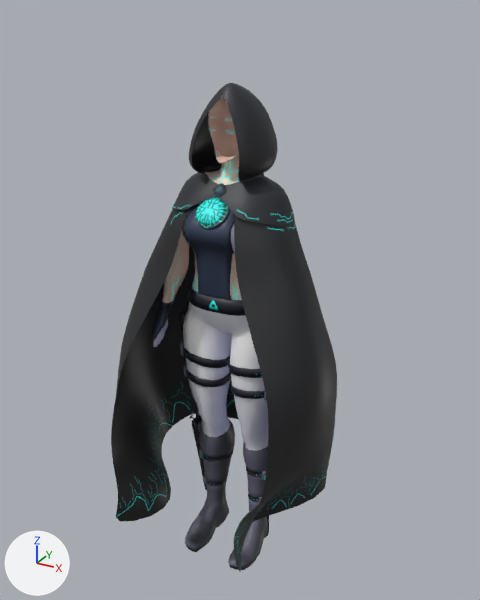
What one commit did to the FBX model Assets/Game/Animation Hell/final/magica.fbx.
One viewpoint serves both versions: a 50 mm camera at (1.078, -1.889, 2.035) aimed at (-0.013, 0.096, 1.043). Arrows for +X, +Y and +Z are at lower left; the lights stay in place.

Names of what the first picture shows: 'Body', 'Cloak'.
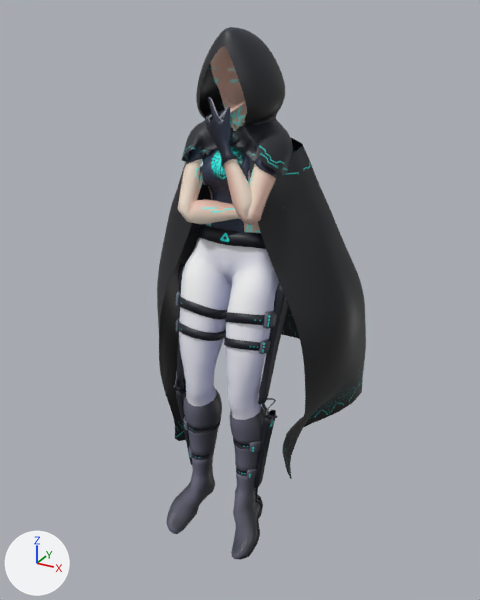
The newer file adds an action. The first version stands in its rest pose; the second is drawn at frame 1 of the action 'Armature|Armature|Armature|backstudy'.

What differs and where, as boxes [x1, y1, x2, y2] in the pictures (480 x 600 px):
'Cloak', posed (7% narrower, 7% shorter): before [111, 207, 337, 572]; after [157, 138, 366, 479]
'Body', posed: before [152, 83, 295, 570]; after [166, 27, 293, 559]
bone 'Hips', root to tip: before (230, 333) to (230, 307); after (230, 282) to (237, 254)
bone 'Spine', root to tip: before (230, 296) to (230, 260); after (240, 242) to (245, 203)
bone 'Chest', root to tip: before (230, 260) to (231, 221); after (245, 203) to (247, 164)
bone 'Upper chest', root to tip: before (231, 221) to (231, 173); after (247, 164) to (241, 118)
bone 'Left shoulder', root to tip: before (243, 186) to (274, 197); after (254, 130) to (279, 145)
bone 'Left upper arm', root to tip: before (274, 199) to (293, 274); after (278, 146) to (250, 222)
bone 'Left lower arm', root to tip: before (293, 274) to (307, 351); after (250, 222) to (220, 140)
bone 'Left middle.001', root to tip: before (311, 369) to (312, 377); after (213, 121) to (219, 115)
bone 'Left middle.003', root to tip: before (313, 383) to (314, 389); after (223, 111) to (230, 113)
bone 'Left ring.001', root to tip: before (313, 366) to (314, 374); after (211, 124) to (217, 118)
bone 'Left ring.002', root to tip: before (314, 374) to (315, 380); after (217, 118) to (222, 120)
bone 'Left ring.003', root to tip: before (315, 380) to (316, 386); after (222, 120) to (225, 127)
bone 'Left little.002', root to tip: before (315, 370) to (316, 375); after (207, 119) to (210, 115)
bone 'Left little.003', root to tip: before (316, 375) to (318, 381); after (210, 115) to (216, 116)
bone 'Right shoulder', root to tip: before (220, 183) to (198, 187); after (231, 128) to (201, 137)
bone 'Right upper arm', root to tip: before (197, 188) to (179, 252); after (201, 138) to (185, 212)
bone 'Right lower arm', root to tip: before (179, 252) to (163, 315); after (185, 212) to (264, 211)
bone 'Right hand', root to tip: before (162, 315) to (157, 327); after (264, 213) to (282, 214)
bone 'Right thumb.002', root to tip: before (158, 328) to (155, 335); after (275, 200) to (274, 195)
bone 'Right index.001', root to tip: before (156, 331) to (155, 337); after (283, 207) to (289, 203)
bone 'Right index.003', root to tip: before (154, 341) to (153, 346); after (294, 200) to (294, 196)
bone 'Right middle.001', root to tip: before (158, 329) to (157, 336); after (283, 211) to (290, 207)
bone 'Right middle.003', root to tip: before (156, 341) to (155, 346); after (295, 204) to (295, 199)
bone 'Right ring.002', root to tip: before (160, 334) to (159, 338); after (293, 216) to (297, 213)
bone 'Right little.001', root to tip: before (165, 325) to (164, 331); after (282, 220) to (288, 216)
bone 'Left upper leg', root to tip: before (255, 330) to (255, 432); after (257, 280) to (242, 400)
bone 'Left lower leg', root to tip: before (255, 432) to (259, 524); after (242, 400) to (247, 501)
bone 'Left foot', root to tip: before (259, 524) to (246, 549); after (247, 501) to (244, 533)
bone 'Right upper leg', root to tip: before (210, 319) to (214, 419); after (211, 271) to (199, 387)
bone 'Right lower leg', root to tip: before (214, 419) to (215, 507); after (199, 387) to (201, 484)
bone 'Right foot', root to tip: before (215, 507) to (200, 530); after (201, 484) to (183, 509)

The change in detail:
Bone 'Hips' (bone_hips) moves from (0.0, 0.0, 0.0) to (0.0, 0.2, 0.0).
Bone 'Hips' (bone_hips) turns from (0, 0, 0) to (-30, 0, 0) degrees about its own x, y and z.
Bone 'Spine' (bone_spine) turns from (0, 0, 0) to (15, 0, 0) degrees about its own x, y and z.
Bone 'Chest' (bone_chest) turns from (0, 0, 0) to (15, 0, 0) degrees about its own x, y and z.
Bone 'Upper chest' (bone_upper_chest) turns from (0, 0, 0) to (15, 0, 0) degrees about its own x, y and z.
Bone 'Left shoulder' (bone_left_shoulder) turns from (0, 0, 0) to (30, 0, 0) degrees about its own x, y and z.
Bone 'Left upper arm' (bone_left_upper_arm) turns from (0, 0, 0) to (35, 0, 0) degrees about its own x, y and z.
Bone 'Left lower arm' (bone_left_lower_arm) turns from (0, 0, 0) to (76, 51, -86) degrees about its own x, y and z.
Bone 'Left middle.001' (bone_left_middle_001) turns from (0, 0, 0) to (0, 0, -60) degrees about its own x, y and z.
Bone 'Left middle.003' (bone_left_middle_003) turns from (0, 0, 0) to (0, 0, -60) degrees about its own x, y and z.
Bone 'Left ring.001' (bone_left_ring_001) turns from (0, 0, 0) to (0, 0, -60) degrees about its own x, y and z.
Bone 'Left ring.002' (bone_left_ring_002) turns from (0, 0, 0) to (0, 0, -60) degrees about its own x, y and z.
Bone 'Left ring.003' (bone_left_ring_003) turns from (0, 0, 0) to (0, 0, -60) degrees about its own x, y and z.
Bone 'Left little.002' (bone_left_little_002) turns from (0, 0, 0) to (0, 0, -60) degrees about its own x, y and z.
Bone 'Left little.003' (bone_left_little_003) turns from (0, 0, 0) to (0, 0, -60) degrees about its own x, y and z.
Bone 'Right shoulder' (bone_right_shoulder) turns from (0, 0, 0) to (30, 0, 0) degrees about its own x, y and z.
Bone 'Right upper arm' (bone_right_upper_arm) turns from (0, 0, 0) to (30, 0, 0) degrees about its own x, y and z.
Bone 'Right lower arm' (bone_right_lower_arm) turns from (0, 0, 0) to (30, 45, 120) degrees about its own x, y and z.
Bone 'Right hand' (bone_right_hand) turns from (0, 0, 0) to (0, -90, 0) degrees about its own x, y and z.
Bone 'Right thumb.002' (bone_right_thumb_002) turns from (0, 0, 0) to (90, -90, 0) degrees about its own x, y and z.
Bone 'Right index.001' (bone_right_index_001) turns from (0, 0, 0) to (0, 0, 45) degrees about its own x, y and z.
Bone 'Right index.003' (bone_right_index_003) turns from (0, 0, 0) to (0, 0, 45) degrees about its own x, y and z.
Bone 'Right middle.001' (bone_right_middle_001) turns from (0, 0, 0) to (0, 0, 45) degrees about its own x, y and z.
Bone 'Right middle.003' (bone_right_middle_003) turns from (0, 0, 0) to (0, 0, 45) degrees about its own x, y and z.
Bone 'Right ring.002' (bone_right_ring_002) turns from (0, 0, 0) to (0, 0, 45) degrees about its own x, y and z.
Bone 'Right little.001' (bone_right_little_001) turns from (0, 0, 0) to (0, 0, 45) degrees about its own x, y and z.
Bone 'Left upper leg' (bone_left_upper_leg) turns from (0, 0, 0) to (-15, 0, 0) degrees about its own x, y and z.
Bone 'Left lower leg' (bone_left_lower_leg) turns from (0, 0, 0) to (-15, 0, 0) degrees about its own x, y and z.
Bone 'Left foot' (bone_left_foot) turns from (0, 0, 0) to (-30, 30, 0) degrees about its own x, y and z.
Bone 'Right upper leg' (bone_right_upper_leg) turns from (0, 0, 0) to (-15, 0, 0) degrees about its own x, y and z.
Bone 'Right lower leg' (bone_right_lower_leg) turns from (0, 0, 0) to (-15, 0, 0) degrees about its own x, y and z.
Bone 'Right foot' (bone_right_foot) turns from (0, 0, 0) to (-30, -30, 0) degrees about its own x, y and z.
